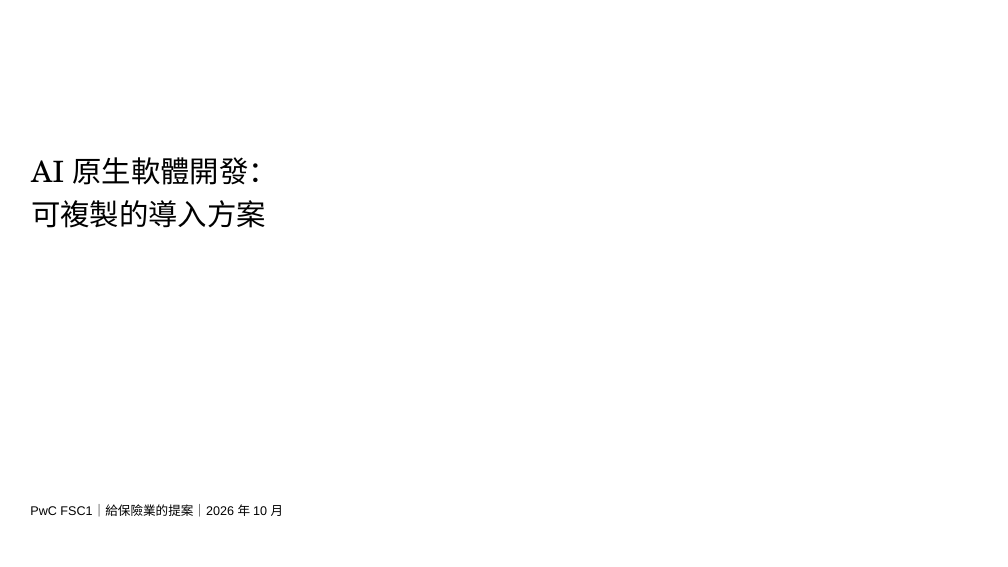
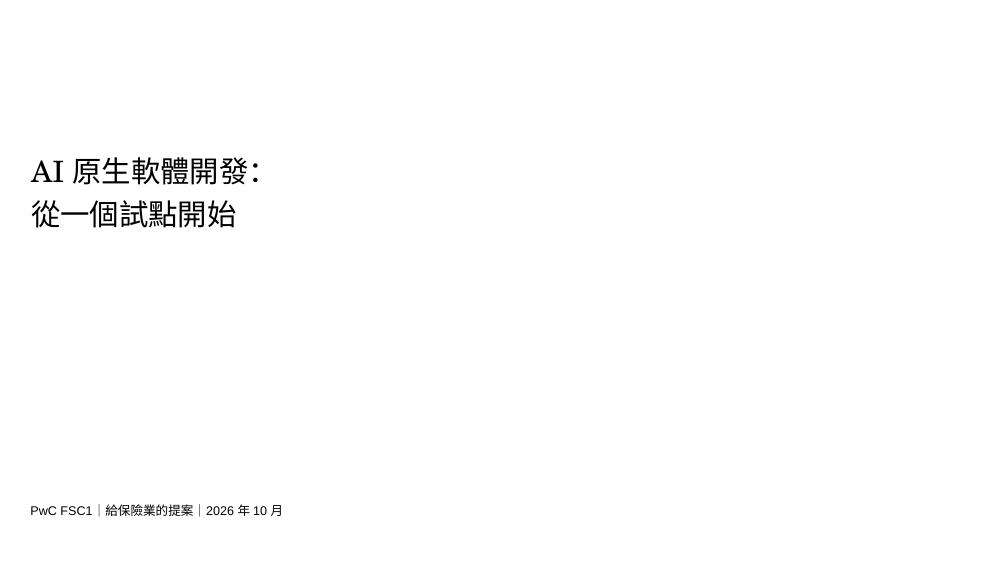
Before and after one commit to Robshao/PwC_FSC1, a slide deck: slide 1 of research/ai-native-sdlc/AI原生開發_客戶提案簡報.pptx. Drawn at 1008x567 pixels with LibreOffice and Linux fonts; fonts in the diff are those of the drawing; background and template pictures are left out. Boxes give left, top, right and bottom in pixels: in the first picture for what was removed or moved away, otherwise in the second. Text is boxed around its words. In the diff, an @@ line names an element or a change of style, - is before the commit and + after.

```diff
--- a/research/ai-native-sdlc/AI原生開發_客戶提案簡報.pptx
+++ b/research/ai-native-sdlc/AI原生開發_客戶提案簡報.pptx
@@ title at [31,200,237,228]: text changed @@
-可複製的導入方案
+從一個試點開始
```
Also in this commit, not shown: 10 other slides changed, 5 slides added, 15 slides removed, 7 other files.
